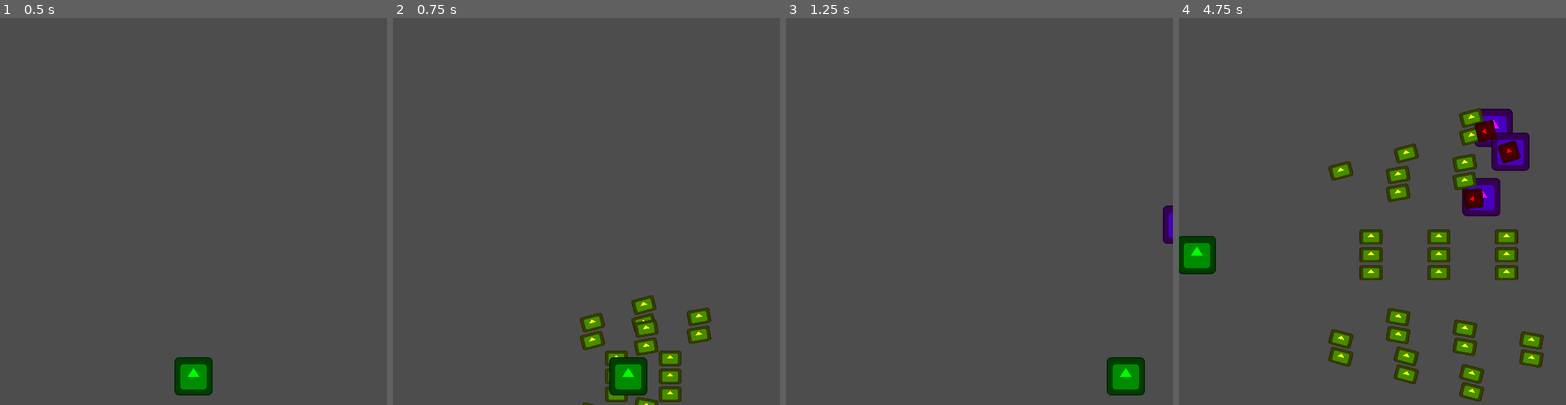
Above: before the commit, frames 1-4 (left to right).
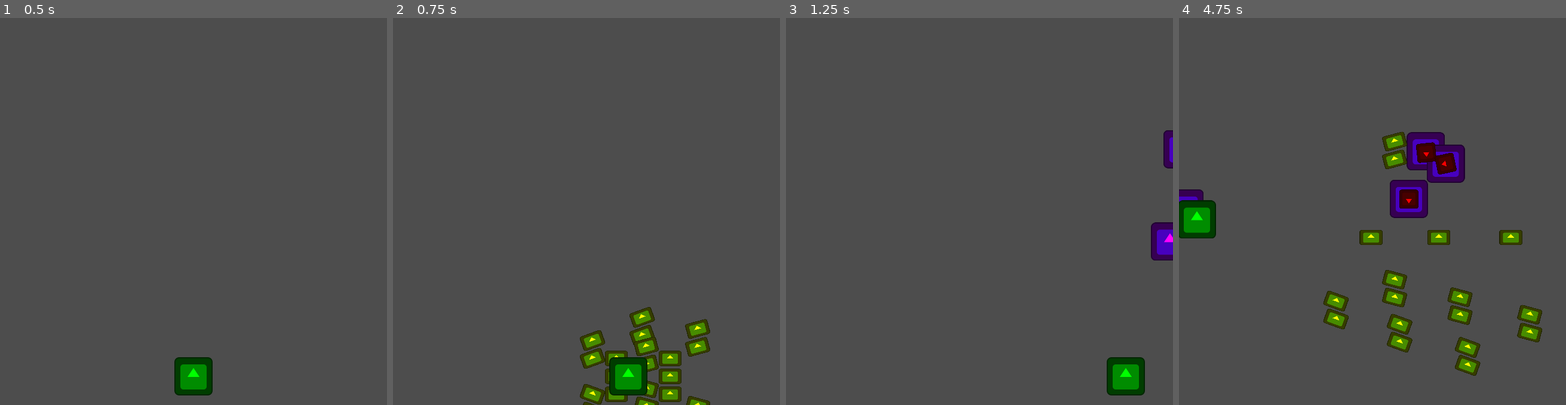
Above: after the commit, the same moments.

Repository: Zeroeth-0/Gatogun
Game: Godot game, scene res://scenes/levels/world.tscn
Same seed, same stepped clock (60 frames per second), same inputs: the game is played once before the commit and once after it. The engine's default icon, where the game draws it, is replaced by a stand-in: a white triangle on a blue panel in a dark square.
Inputs:
- Up to frame 1 (0.5 s): no input
- Up to frame 2 (0.75 s): tap Enter at 0.5 s; hold Right (RIGHT) from 0.53 s (still down); tap C (A) at 0.6 s
- Up to frame 3 (1.25 s): keep holding Right (RIGHT)
- Up to frame 4 (4.75 s): release Right (RIGHT) at 1.28 s; hold Down (DOWN) 1.28-2.03 s; tap C (A) at 1.35, 2.3, 3.05, 3.8, 4.35 s; hold Right (RIGHT) 2.03-2.78 s; tap X (B) at 2.1 s; hold Up (UP) 2.78-3.53 s; tap S (X) at 2.85 s; hold Left (LEFT) from 3.53 s (still down); tap Z (Y) at 3.6 s

Frame 1 is identical in both runs. In frame 2, 2.2% of the frame differs, in the area x 48-83%, y 71-100%; in frame 3, 0.9%; in frame 4, 15%, in the area x 0-95%, y 23-100%.

Commit message:
Weapon Adjustments

Diff:
--- a/scenes/enemies/PA-Pr02.tscn
+++ b/scenes/enemies/PA-Pr02.tscn
@@ -15,12 +15,12 @@
 health = 10
 childHood = 8
 childDur = 2.0
-childSpeed = 200
+childSpeed = 250
 adultHood = 8
 adultDur = 2.0
-adultSpeed = 200
+adultSpeed = 250
 oldAge = 8
-oldSpeed = 200
+oldSpeed = 250
 
 [node name="Sprite2D" type="Sprite2D" parent="."]
 modulate = Color(1, 0, 1, 1)
--- a/scenes/weapons/player/heavy_weapon.tscn
+++ b/scenes/weapons/player/heavy_weapon.tscn
@@ -18,36 +18,36 @@
 position = Vector2(30, 20)
 
 [node name="PlayerEmmiter4" parent="." instance=ExtResource("2_0mt0c")]
-position = Vector2(-50, -30)
-deviationAngle = -10.0
+position = Vector2(-20, -30)
+deviationAngle = -15.0
 
 [node name="PlayerEmmiter5" parent="." instance=ExtResource("2_0mt0c")]
-position = Vector2(-80, -30)
+position = Vector2(-50, -30)
 scale = Vector2(0.986175, 0.992665)
-deviationAngle = -10.0
+deviationAngle = -15.0
 
 [node name="PlayerEmmiter6" parent="." instance=ExtResource("2_0mt0c")]
-position = Vector2(50, -30)
-deviationAngle = 10.0
+position = Vector2(20, -30)
+deviationAngle = 15.0
 
 [node name="PlayerEmmiter7" parent="." instance=ExtResource("2_0mt0c")]
-position = Vector2(80, -30)
+position = Vector2(50, -30)
 scale = Vector2(0.982009, 1)
-deviationAngle = 10.0
+deviationAngle = 15.0
 
 [node name="PlayerEmmiter8" parent="." instance=ExtResource("2_0mt0c")]
-position = Vector2(-60, 60)
-deviationAngle = -15.0
+position = Vector2(-30, 60)
+deviationAngle = -20.0
 
 [node name="PlayerEmmiter9" parent="." instance=ExtResource("2_0mt0c")]
-position = Vector2(-90, 60)
-deviationAngle = -15.0
+position = Vector2(-60, 60)
+deviationAngle = -20.0
 
 [node name="PlayerEmmiter10" parent="." instance=ExtResource("2_0mt0c")]
-position = Vector2(60, 60)
-deviationAngle = 15.0
+position = Vector2(30, 60)
+deviationAngle = 20.0
 
 [node name="PlayerEmmiter11" parent="." instance=ExtResource("2_0mt0c")]
-position = Vector2(90, 60)
+position = Vector2(60, 60)
 scale = Vector2(1, 0.992424)
-deviationAngle = 15.0
+deviationAngle = 20.0
--- a/scenes/weapons/player/normal_weapon.tscn
+++ b/scenes/weapons/player/normal_weapon.tscn
@@ -16,20 +16,20 @@
 position = Vector2(-10, 30)
 
 [node name="PlayerEmmiter3" parent="." instance=ExtResource("2_8y3i1")]
-position = Vector2(40, 30)
+position = Vector2(30, 30)
 deviationAngle = 10.0
 
 [node name="PlayerEmmiter4" parent="." instance=ExtResource("2_8y3i1")]
-position = Vector2(60, 30)
+position = Vector2(50, 30)
 scale = Vector2(0.987871, 1)
 deviationAngle = 10.0
 
 [node name="PlayerEmmiter5" parent="." instance=ExtResource("2_8y3i1")]
-position = Vector2(-40, 30)
+position = Vector2(-30, 30)
 scale = Vector2(0.987871, 1)
 deviationAngle = -10.0
 
 [node name="PlayerEmmiter6" parent="." instance=ExtResource("2_8y3i1")]
-position = Vector2(-60, 30)
+position = Vector2(-50, 30)
 scale = Vector2(0.987871, 1)
 deviationAngle = -10.0
--- a/source/weapons/playerWeapon.gd
+++ b/source/weapons/playerWeapon.gd
@@ -2,7 +2,7 @@
 
 @export var bullet_scene: PackedScene # Escena de la bala a instanciar
 @export var fire_rate: float = 0.05 # Tiempo entre ráfagas
-@export_range(-15, 15, 5) var deviationAngle: float = 0.0 # Desviación en grados (0, 30 o -30)
+@export_range(-20, 20, 5) var deviationAngle: float = 0.0 # Desviación en grados (0, 30 o -30)
 
 var can_fire: bool = true # Controla si se puede disparar
 const MAX_BULLETS: int = 3 # Máximo de balas permitidas en el grupo
Not shown, changed: source/levels/test.txt
